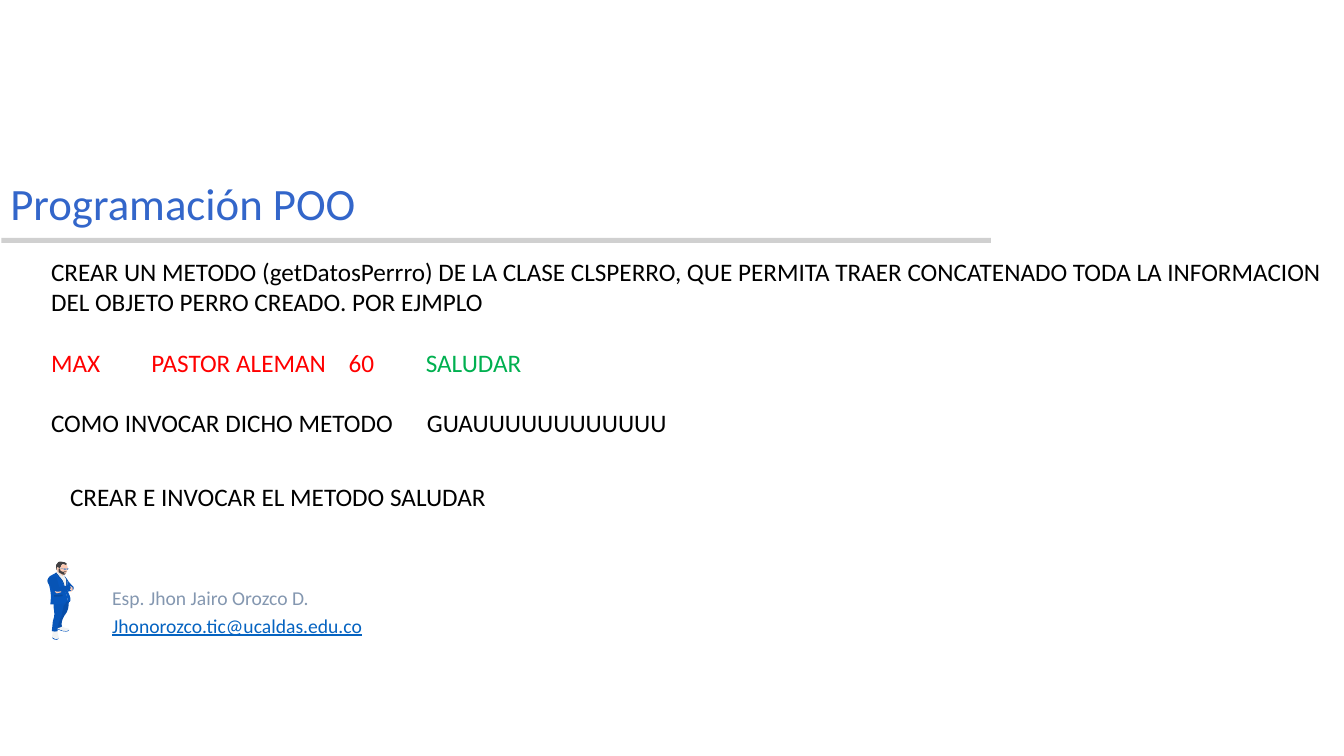
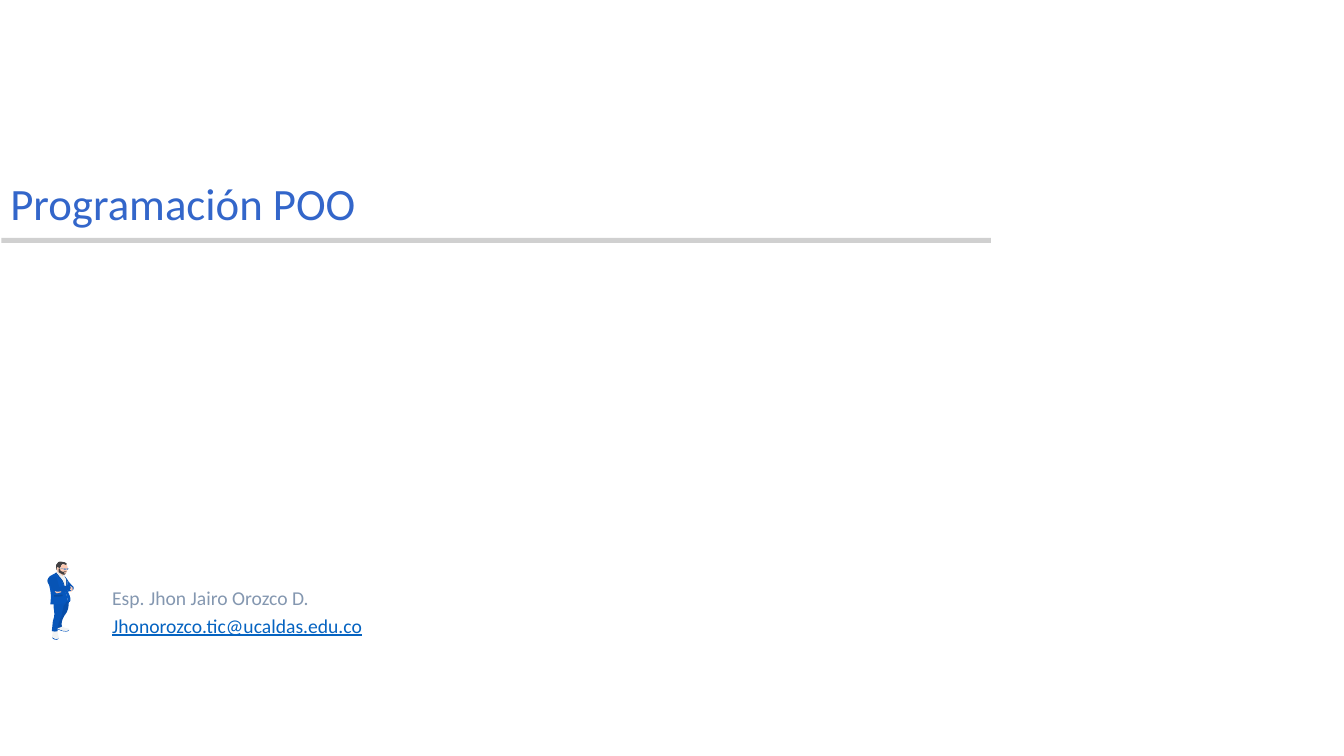
Before and after one commit to sisdesarrollo3/CICLOS-1-2-3, a slide deck: slide 1 of JAVA/SEMANA NRO. 3/01. CLASES-OBJETOS-ATTIBUTOS-METODOS.pptx. Drawn at 1344x756 pixels with LibreOffice and Linux fonts; fonts in the diff are those of the drawing; grey boxes stand for pictures; background and template pictures are left out. Boxes give left, top, right and bottom in pixels: in the first picture for what was removed or moved away, otherwise in the second. Text is boxed around its words. In the diff, an @@ line names an element or a change of style, - is before the commit and + after.

```diff
--- a/JAVA/SEMANA NRO. 3/01. CLASES-OBJETOS-ATTIBUTOS-METODOS.pptx
+++ b/JAVA/SEMANA NRO. 3/01. CLASES-OBJETOS-ATTIBUTOS-METODOS.pptx
@@ text removed at bbox=[51, 262, 1320, 433] @@
-CREAR UN METODO (getDatosPerrro) DE LA CLASE CLSPERRO, QUE PERMITA TRAER CONCATENADO TODA LA INFORMACION
-DEL OBJETO PERRO CREADO. POR EJMPLO
-MAX PASTOR ALEMAN 60 SALUDAR
-COMO INVOCAR DICHO METODO GUAUUUUUUUUUUUU
@@ text removed at bbox=[70, 489, 486, 506] @@
-CREAR E INVOCAR EL METODO SALUDAR
```
Also in this commit, not shown: 28 other files.
